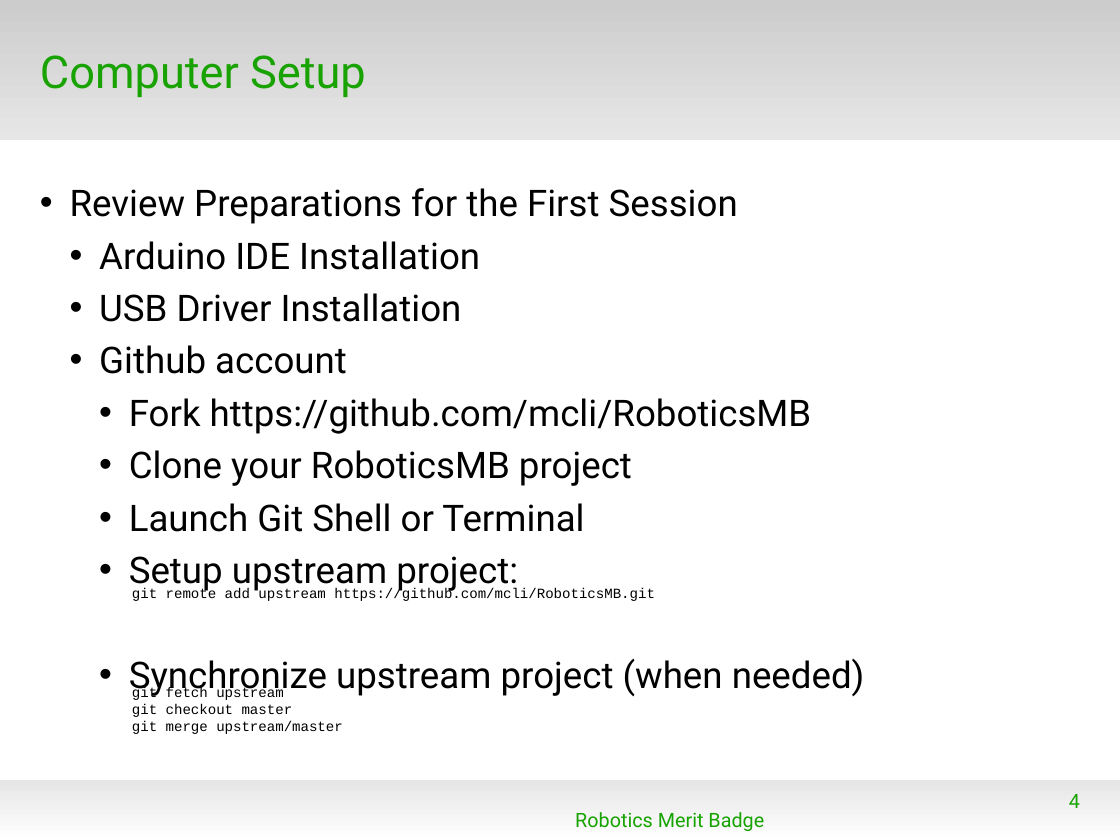
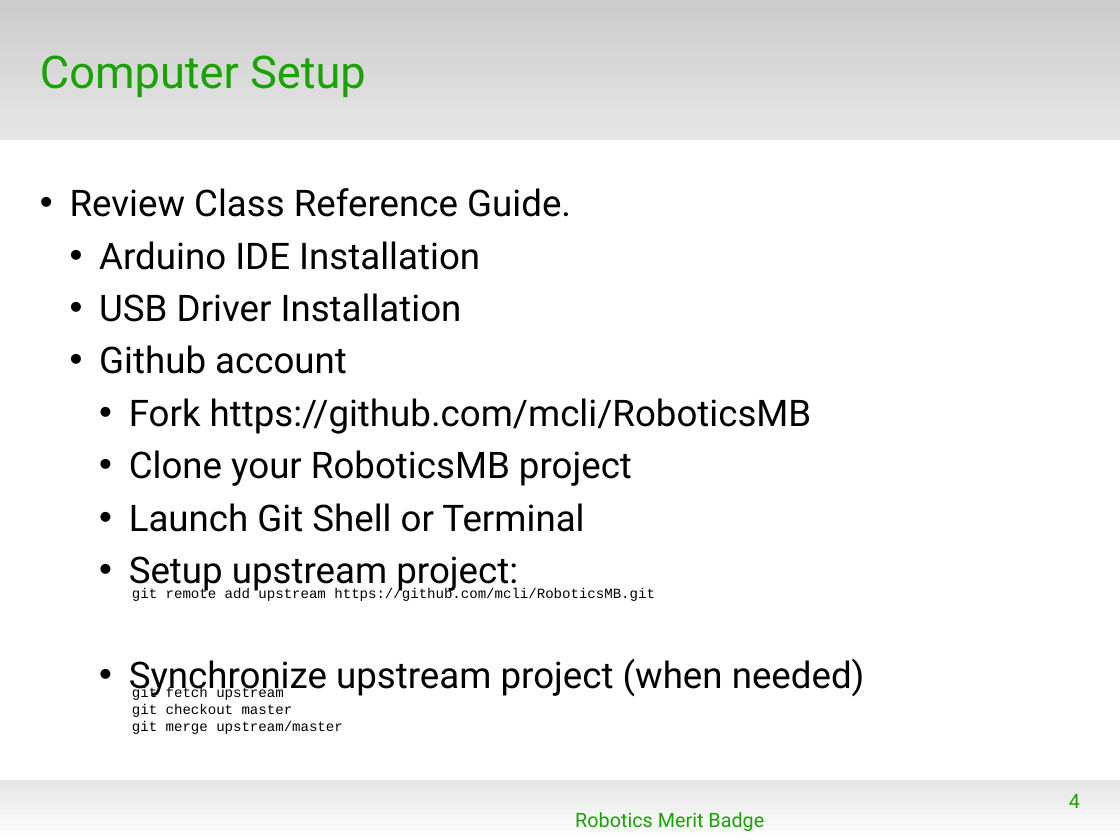
Before and after one commit to spiderman-2099/RoboticsMB, a slide deck: slide 4 of doc/RMB_Session1.odp. Drawn at 1120x840 pixels with LibreOffice and Linux fonts; fonts in the diff are those of the drawing; background and template pictures are left out. Boxes give left, top, right and bottom in pixels: in the first picture for what was removed or moved away, otherwise in the second. Text is boxed around its words. In the diff, an @@ line names an element or a change of style, - is before the commit and + after.

Commit message:
Update Session 1 slides with Arduino IDE Setup, Class Reference Guide Link

```diff
--- a/doc/RMB_Session1.odp
+++ b/doc/RMB_Session1.odp
@@ text at [70, 188, 571, 217]: text changed @@
-• Review Preparations for the First Session
+• Review Class Reference Guide.
```
Also in this commit, not shown: 2 other slides changed, 1 slide added, 1 other file.
